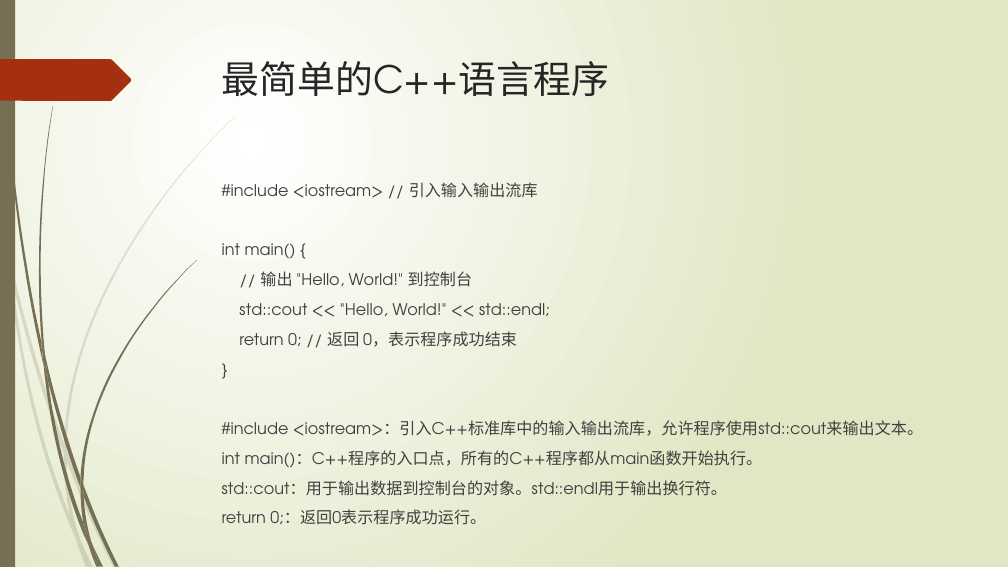
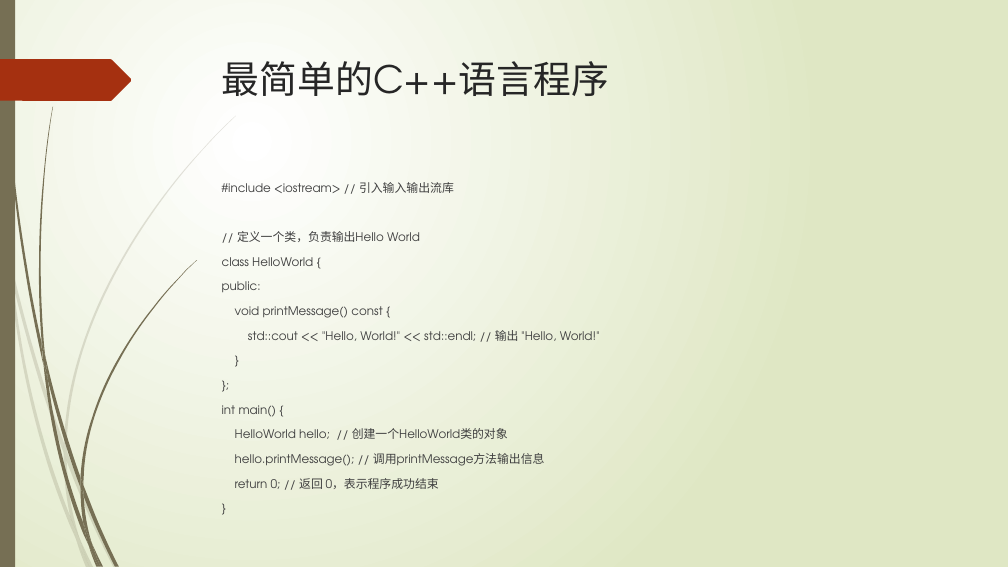
Before and after one commit to liuty2006/learn, a slide deck: slide 9 of learn_cpp/docs/C++语言培训.pptx (slide 7 before the commit). Drawn at 1008x567 pixels with LibreOffice and Linux fonts; fonts in the diff are those of the drawing. Boxes give left, top, right and bottom in pixels: in the first picture for what was removed or moved away, otherwise in the second. Text is boxed around its words. In the diff, an @@ line names an element or a change of style, - is before the commit and + after.

Commit message:
修改 - C++语言培训.pptx

```diff
--- a/learn_cpp/docs/C++语言培训.pptx
+++ b/learn_cpp/docs/C++语言培训.pptx
@@ text at box(222, 182, 454, 489): size 15.3 to 11.2 pt in "#include <iostream> // 引入输入输出流库", "int main() {", "return 0; // 返回 0，表示程序成功结束", "}" @@
@@ text at box(222, 231, 600, 341): paragraphs added @@
+// 定义一个类，负责输出Hello World
+class HelloWorld {
+public:
+void printMessage() const {
+std::cout << "Hello, World!" << std::endl; // 输出 "Hello, World!"
+}
+};
@@ text at box(222, 420, 923, 496): paragraphs removed @@
-#include <iostream>：引入C++标准库中的输入输出流库，允许程序使用std::cout来输出文本。
-int main()：C++程序的入口点，所有的C++程序都从main函数开始执行。
-std::cout：用于输出数据到控制台的对象。std::endl用于输出换行符。
-return 0;：返回0表示程序成功运行。
@@ text at box(235, 428, 545, 466): text changed; size 15.3 to 11.2 pt @@
-// 输出 "Hello, World!" 到控制台
-std::cout << "Hello, World!" << std::endl;
+HelloWorld hello; // 创建一个HelloWorld类的对象
+hello.printMessage(); // 调用printMessage方法输出信息
```
Also in this commit, not shown: 2 slides added.
